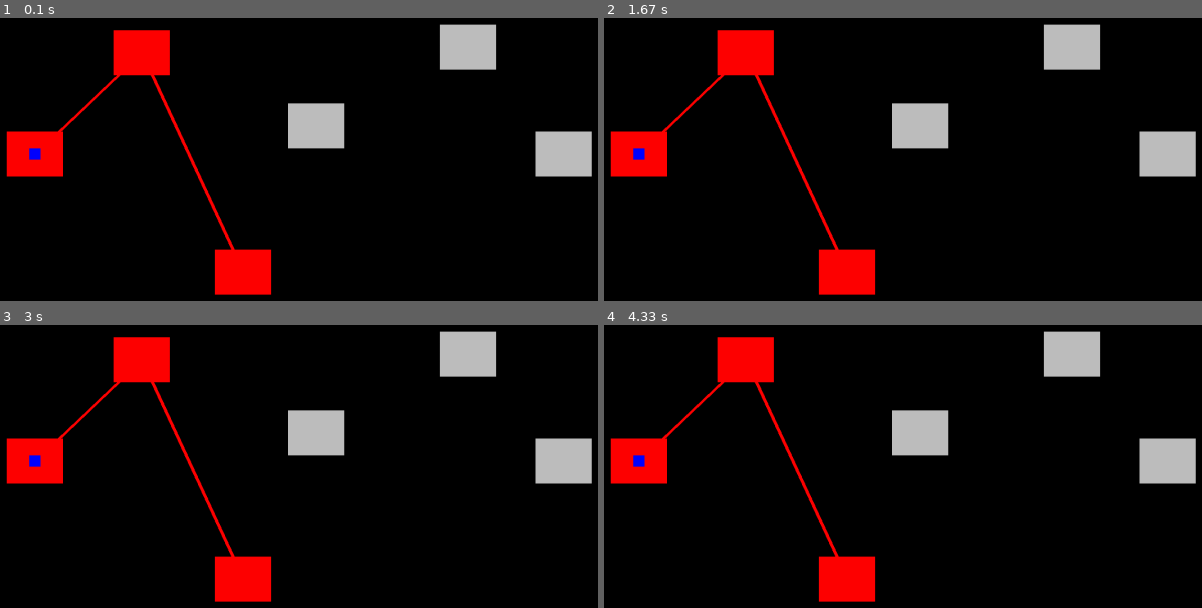
Above: before the commit, frames 1-4 (two rows, left to right).
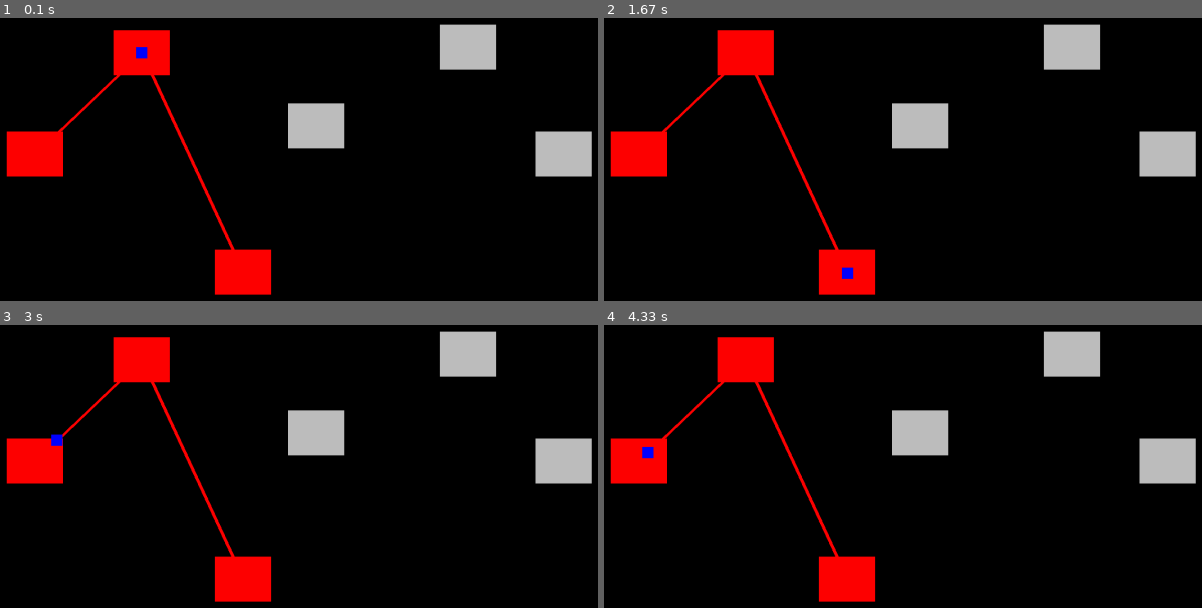
Above: after the commit, the same moments.

Repository: harryodubhghaill/pygame-platformer
Game: pygame game, started from main.py
Two runs of this game, one before a commit and one after it. Both use one fixed random seed, a clock stepped at 60 frames per second and the inputs below.
Inputs:
- Up to frame 1 (0.1 s): no input
- Up to frame 2 (1.67 s): hold D 0.33-0.8 s
- Up to frame 3 (3 s): hold A 1.67-2.2 s; hold A 2.23-2.63 s; hold D from 2.67 s (still down)
- Up to frame 4 (4.33 s): release D at 3.3 s; hold A 3.73-4.2 s; hold D from 4.23 s (still down)

The runs differ from the first frame. In frame 1, 0.2% of the frame differs, in the area x 4-25%, y 10-51%; in frame 2, 0.2%; in frame 3, 0.2%; in frame 4, 0.2%.

Commit message:
add player movement between level nodes

Diff:
--- a/main.py
+++ b/main.py
@@ -8,7 +8,7 @@
 class Game:
     def __init__(self):
         self.max_level = 2
-        self.overworld = Overworld(0, self.max_level, screen)
+        self.overworld = Overworld(1, self.max_level, screen)
 
     def run(self):
         self.overworld.run()
@@ -26,6 +26,7 @@
             pygame.quit()
             sys.exit()
 
+    screen.fill('black')
     game.run()
 
     # level.run()
--- a/overworld.py
+++ b/overworld.py
@@ -2,7 +2,7 @@
 from game_data import levels
 
 class Node(pygame.sprite.Sprite):
-    def __init__(self, pos, status):
+    def __init__(self, pos, status, icon_speed):
         super().__init__()
         self.image = pygame.Surface((100, 80))
         if status == 'available':
@@ -11,12 +11,18 @@
             self.image.fill('grey')
         self.rect = self.image.get_rect(center = pos)
 
+        self.detection_zone = pygame.Rect(self.rect.centerx - icon_speed / 2, self.rect.centery - icon_speed / 2, icon_speed, icon_speed)
+
 class Icon(pygame.sprite.Sprite):
     def __init__(self, pos):
         super().__init__()
+        self.pos = pos
         self.image = pygame.Surface((20, 20))
         self.image.fill('blue')
         self.rect = self.image.get_rect(center = pos)
+
+    def update(self):
+        self.rect.center = self.pos
 class Overworld:
     def __init__(self, start_level, max_level, surface):
 
@@ -24,6 +30,11 @@
         self.display_surface = surface
         self.max_level = max_level
         self.current_level = start_level
+
+        # movement logic
+        self.move_direction = pygame.math.Vector2(0, 0)
+        self.speed = 8
+        self.moving = False
 
         # sprites
         self.setup_nodes()
@@ -34,9 +45,9 @@
 
         for index ,node_data in enumerate(levels.values()):
             if index <= self.max_level:
-                node_sprite = Node(node_data['node_pos'], 'available')
+                node_sprite = Node(node_data['node_pos'], 'available', self.speed)
             else:
-                node_sprite = Node(node_data['node_pos'], 'locked')
+                node_sprite = Node(node_data['node_pos'], 'locked', self.speed)
 
             self.nodes.add(node_sprite)
 
@@ -49,7 +60,41 @@
         icon_sprite = Icon(self.nodes.sprites()[self.current_level].rect.center)
         self.icon.add(icon_sprite)
 
+    def input(self):
+        keys = pygame.key.get_pressed()
+
+        if not self.moving:
+            if keys[pygame.K_d] and self.current_level < self.max_level:
+                self.move_direction = self.get_movement_data('next')
+                self.current_level += 1
+                self.moving = True
+            elif keys[pygame.K_a] and self.current_level > 0:
+                self.move_direction = self.get_movement_data('previous')
+                self.current_level -= 1
+                self.moving = True
+
+    def get_movement_data(self, target):
+        start = pygame.math.Vector2(self.nodes.sprites()[self.current_level].rect.center)
+
+        if target == 'next':
+            end = pygame.math.Vector2(self.nodes.sprites()[self.current_level + 1].rect.center)
+        elif target == 'previous':
+            end = pygame.math.Vector2(self.nodes.sprites()[self.current_level - 1].rect.center)
+
+        return (end - start).normalize()
+
+    def update_icon_pos(self):
+        if self.moving and self.move_direction:
+            self.icon.sprite.pos += self.move_direction * self.speed
+            target_node = self.nodes.sprites()[self.current_level]
+            if target_node.detection_zone.collidepoint(self.icon.sprite.pos):
+                self.moving = False
+                self.move_direction = pygame.math.Vector2(0, 0)
+
     def run(self):
+        self.input()
+        self.update_icon_pos()
+        self.icon.update()
         self.draw_paths()
         self.nodes.draw(self.display_surface)
         self.icon.draw(self.display_surface)
